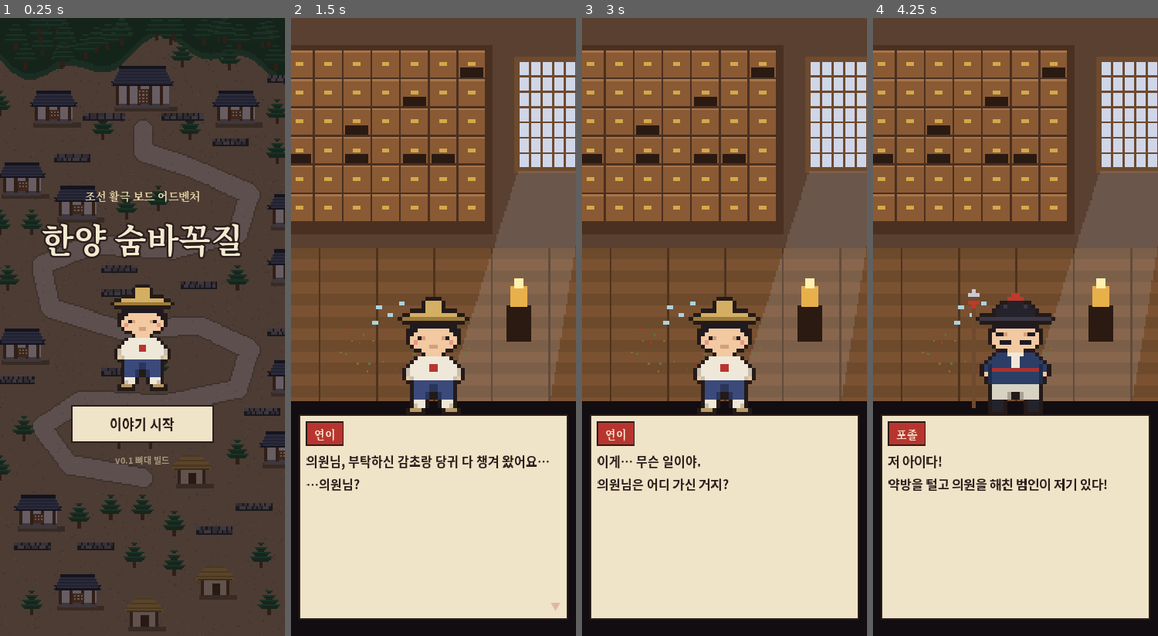
Above: before the commit, frames 1-4 (left to right).
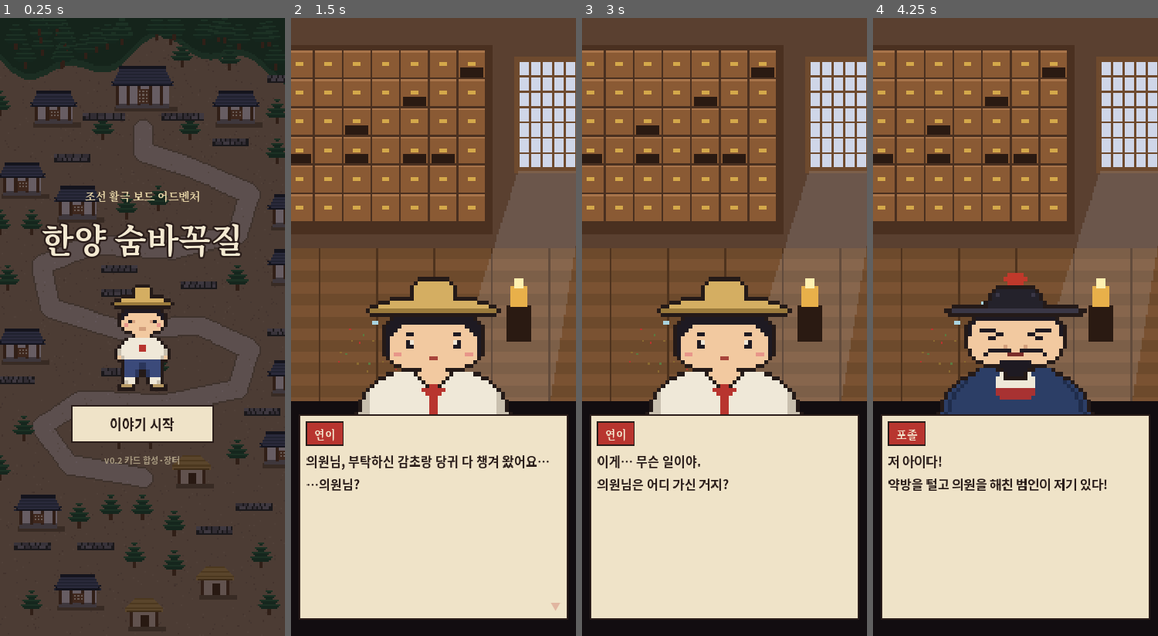
Above: after the commit, the same moments.

Repository: kakario777-netizen/hyde-seek-like
Game: Godot game, scene res://scenes/main.tscn
Same seed, same stepped clock (60 frames per second), same inputs: the game is played once before the commit and once after it.
Inputs (mouse positions are in pixels of both pictures, inside the frame that each line leads up to):
- Up to frame 1 (0.25 s): no input
- Up to frame 2 (1.5 s): click "이야기 시작" at 0.5 s; tap Enter at 1.25 s; move the mouse to (433, 327) at 1.27 s; click (433, 327) at 1.42 s
- Up to frame 3 (3 s): tap Space at 2 s; move the mouse to (667, 357) at 2.02 s; click (667, 357) at 2.17 s; tap Enter at 2.75 s; move the mouse to (753, 191) at 2.77 s; click (753, 191) at 2.92 s
- Up to frame 4 (4.25 s): tap Space at 3.5 s; move the mouse to (1001, 450) at 3.52 s; click (1001, 450) at 3.67 s

The runs differ from the first frame. In frame 1, 0.2% of the frame differs, in the area x 36-63%, y 70-73%; in frame 2, 6.9%, in the area x 23-77%, y 41-65%; in frame 3, 6.9%; in frame 4, 6.8%.

Commit message:
v0.2: 카드 합성(보따리), 전투 전리품 고르기, 운종가 장터, 날치기 카드, 상반신 초상화
Co-Authored-By: Claude Opus 5.5 <noreply@anthropic.com>
Claude-Session: https://claude.ai/code/session_011L6oZXHnx4D84gFSzia7fV

Diff:
--- a/assets/data/board1.json
+++ b/assets/data/board1.json
@@ -62,7 +62,7 @@
   {
    "x": 91,
    "y": 196,
-   "type": "empty"
+   "type": "shop"
   },
   {
    "x": 65,
--- a/scripts/battle_screen.gd
+++ b/scripts/battle_screen.gd
@@ -102,12 +102,9 @@
 	card_row.offset_top = -300; card_row.offset_bottom = -24
 	add_child(card_row)
 	for i in HAND_SIZE:
-		hand.append("")
-		var b: Button = main.make_button("", 22)
-		b.custom_minimum_size = Vector2(162, 270)
-		card_row.add_child(b)
-		var slot := i
-		b.pressed.connect(func(): _play(slot))
+		hand.append({})
+		card_row.add_child(Button.new())
+	for i in HAND_SIZE:
 		_draw_card(i)
 
 	flash = ColorRect.new()
@@ -154,33 +151,17 @@
 func _draw_card(slot: int) -> void:
 	var pool: Array = main.deck.duplicate()
 	if main.potions > 0:
-		pool.append("yak"); pool.append("yak")
-	var id: String = pool.pick_random()
-	hand[slot] = id
-	var c: Dictionary = GameData.CARDS[id]
-	var b: Button = card_row.get_child(slot)
-	for ch in b.get_children():
-		ch.queue_free()
-	var vb := VBoxContainer.new()
-	vb.set_anchors_and_offsets_preset(Control.PRESET_FULL_RECT)
-	vb.offset_top = 10; vb.offset_bottom = -10
-	vb.alignment = BoxContainer.ALIGNMENT_CENTER
-	vb.add_theme_constant_override("separation", 6)
-	vb.mouse_filter = Control.MOUSE_FILTER_IGNORE
-	b.add_child(vb)
-	var cost: Label = main.make_label("●".repeat(c["cost"]), 22, Color("c08a1a"))
-	cost.horizontal_alignment = HORIZONTAL_ALIGNMENT_CENTER
-	vb.add_child(cost)
-	var ic := CenterContainer.new()
-	ic.mouse_filter = Control.MOUSE_FILTER_IGNORE
-	ic.add_child(main.pixel_rect(c["icon"], 5))
-	vb.add_child(ic)
-	var nm: Label = main.make_label(c["name"], 26, main.INK, true)
-	nm.horizontal_alignment = HORIZONTAL_ALIGNMENT_CENTER
-	vb.add_child(nm)
-	var ds: Label = main.make_label(c["desc"], 20, Color("5a4030"))
-	ds.horizontal_alignment = HORIZONTAL_ALIGNMENT_CENTER
-	vb.add_child(ds)
+		pool.append({"id": "yak", "lv": 1})
+		pool.append({"id": "yak", "lv": 1})
+	var entry: Dictionary = pool.pick_random()
+	hand[slot] = entry
+	var old: Button = card_row.get_child(slot)
+	var b: Button = main.card_button(entry, 162, 270)
+	card_row.add_child(b)
+	card_row.move_child(b, slot)
+	old.queue_free()
+	card_row.remove_child(old)
+	b.pressed.connect(func(): _play(slot))
 	b.pivot_offset = b.custom_minimum_size / 2
 	b.scale = Vector2(0.6, 0.6)
 	create_tween().tween_property(b, "scale", Vector2.ONE, 0.15)
@@ -188,8 +169,8 @@
 func _play(slot: int) -> void:
 	if not running:
 		return
-	var id: String = hand[slot]
-	var c: Dictionary = GameData.CARDS[id]
+	var entry: Dictionary = hand[slot]
+	var c: Dictionary = GameData.stats(entry["id"], entry["lv"])
 	if energy < c["cost"]:
 		return
 	if c.get("potion", false) and main.potions <= 0:
@@ -208,6 +189,9 @@
 		_float_text("+%d" % c["heal"], Vector2(size.x / 2, size.y * 0.6), Color("8fd0a0"))
 	if c.has("slow"):
 		e_gauge = max(0.0, e_gauge - float(c["slow"]))
+	if c.has("coin"):
+		main.coins += int(c["coin"])
+		_float_text("엽전 +%d" % c["coin"], Vector2(size.x / 2 + 80, size.y * 0.5), Color("f0c040"))
 	_draw_card(slot)
 	_refresh()
 	if e_hp <= 0:
@@ -237,7 +221,7 @@
 		_float_text("-%d" % dmg, Vector2(size.x / 2, size.y * 0.6), Color("ff6a5a"))
 	else:
 		_float_text("막아냈다! (%d)" % blocked, Vector2(size.x / 2, size.y * 0.6), Color("9fc3e8"))
-	if main.hp <= 0:
+	if main.hp <= 0 and running:
 		running = false
 		main.game_over("연돌이는 그만 쓰러지고 말았다…")
 
@@ -247,10 +231,11 @@
 	var tw := create_tween()
 	tw.tween_property(enemy_sprite, "modulate:a", 0.0, 0.5)
 	tw.tween_callback(func():
-		main.popup("%s을(를) 물리쳤다!\n\n(엽전 +%d)" % [enemy["name"], enemy["coin"]], "길을 계속 간다", func():
-			main.end_battle(self)
-			if on_win.is_valid():
-				on_win.call()))
+		main.popup("%s을(를) 물리쳤다!\n\n(엽전 +%d)" % [enemy["name"], enemy["coin"]], "전리품 챙기기", func():
+			main.choose_reward(func():
+				main.end_battle(self)
+				if on_win.is_valid():
+					on_win.call())))
 
 func _refresh() -> void:
 	e_hp_bar.value = float(e_hp) / float(enemy["hp"])
@@ -263,8 +248,8 @@
 	shield_lbl.text = "막기 %d" % shield if shield > 0 else " "
 	for i in HAND_SIZE:
 		var b: Button = card_row.get_child(i)
-		if hand[i] != "":
-			b.disabled = energy < GameData.CARDS[hand[i]]["cost"] or not running
+		if not hand[i].is_empty():
+			b.disabled = energy < GameData.CARDS[hand[i]["id"]]["cost"] or not running
 
 # ── 연출 ────────────────────────────────────────────────
 func _shake_enemy() -> void:
--- a/scripts/board_screen.gd
+++ b/scripts/board_screen.gd
@@ -54,6 +54,7 @@
 			"talk": icon = "node_talk"
 			"item": icon = "node_item"
 			"goal": icon = "node_goal"; sc = 5
+			"shop": icon = "node_shop"; sc = 5
 			"pojol": icon = "token_pojol"
 			"walpae": icon = "token_walpae"
 		if icon == "":
@@ -87,7 +88,7 @@
 		var col := Color("efe3c8")
 		if t in ["pojol", "walpae"] and not cleared.has(i):
 			col = Color("c0392b")
-		elif t == "start" or t == "goal":
+		elif t == "start" or t == "goal" or t == "shop":
 			col = Color("d4a84a")
 		c.draw_rect(Rect2(p - Vector2(14, 10), Vector2(28, 20)), Color("5a4a36"))
 		c.draw_rect(Rect2(p - Vector2(10, 7), Vector2(20, 14)), col)
@@ -111,8 +112,17 @@
 	var vb := VBoxContainer.new()
 	vb.mouse_filter = Control.MOUSE_FILTER_IGNORE
 	top.add_child(vb)
+	var head := HBoxContainer.new()
+	vb.add_child(head)
 	var title: Label = main.make_label("제1장  누명  ·  종로에서 남산까지", 26, Color("e8d6a8"), true)
-	vb.add_child(title)
+	title.size_flags_horizontal = Control.SIZE_EXPAND_FILL
+	head.add_child(title)
+	var bag: Button = main.make_button("보따리", 24)
+	bag.custom_minimum_size = Vector2(130, 60)
+	head.add_child(bag)
+	bag.pressed.connect(func():
+		if not busy:
+			main.show_bag())
 	hud_label = main.make_label("", 26, Color("f4ead2"))
 	vb.add_child(hud_label)
 	hp_label = main.make_label("", 26, Color("f4ead2"))
@@ -225,6 +235,9 @@
 					cleared[idx] = true
 					_hide_marker(idx)
 					_end_turn()))
+		"shop":
+			main.popup("운종가 장터에 들어섰다.\n엽전으로 카드와 약병을 살 수 있다.", "둘러본다", func():
+				main.open_shop(_end_turn))
 		"goal":
 			main.popup("남산 아래, 허 의원의 별채에 도착했다!", "들어간다", main.chapter_clear)
 		_:
--- a/scripts/game_data.gd
+++ b/scripts/game_data.gd
@@ -6,27 +6,27 @@
 # choices: [{text, goto}] / label: 이동 표식 / goto: 다음 표식 / end: 끝
 const PROLOGUE := [
 	{"bg": "yakbang", "who": "", "text": "조선, 한양.\n밤비가 막 그친 새벽녘."},
-	{"who": "연이", "pose": "yeoni", "text": "의원님, 부탁하신 감초랑 당귀 다 챙겨 왔어요…\n…의원님?"},
+	{"who": "연이", "pose": "bust_yeoni", "text": "의원님, 부탁하신 감초랑 당귀 다 챙겨 왔어요…\n…의원님?"},
 	{"who": "", "text": "약방 문은 부서져 있었고, 바닥엔 깨진 약병과 쏟아진 약재가 어지럽게 흩어져 있었다."},
-	{"who": "연이", "pose": "yeoni", "text": "이게… 무슨 일이야.\n의원님은 어디 가신 거지?"},
-	{"who": "포졸", "pose": "pojol", "text": "저 아이다!\n약방을 털고 의원을 해친 범인이 저기 있다!"},
-	{"who": "연이", "pose": "yeoni", "text": "네? 아, 아니에요!\n저는 방금 막 왔다고요!",
+	{"who": "연이", "pose": "bust_yeoni", "text": "이게… 무슨 일이야.\n의원님은 어디 가신 거지?"},
+	{"who": "포졸", "pose": "bust_pojol", "text": "저 아이다!\n약방을 털고 의원을 해친 범인이 저기 있다!"},
+	{"who": "연이", "pose": "bust_yeoni", "text": "네? 아, 아니에요!\n저는 방금 막 왔다고요!",
 		"choices": [{"text": "그대로 뒷문으로 달아난다", "goto": "run"}, {"text": "억울하다고 해명한다", "goto": "explain"}]},
-	{"label": "explain", "who": "포졸", "pose": "pojol", "text": "변명은 포도청에서 실컷 해라!\n오랏줄을 가져와!"},
-	{"who": "연이", "pose": "yeoni", "text": "(안 돼… 지금 잡히면 아무도 내 말을 안 믿어 줄 거야.)", "goto": "run"},
+	{"label": "explain", "who": "포졸", "pose": "bust_pojol", "text": "변명은 포도청에서 실컷 해라!\n오랏줄을 가져와!"},
+	{"who": "연이", "pose": "bust_yeoni", "text": "(안 돼… 지금 잡히면 아무도 내 말을 안 믿어 줄 거야.)", "goto": "run"},
 	{"label": "run", "bg": "alley", "who": "", "text": "연이는 뒷문을 박차고 어둑한 골목으로 내달렸다."},
-	{"who": "연이", "pose": "yeoni", "text": "헉, 헉… 이대로 다니면 금방 붙잡히겠어.\n머리를 감추고 사내아이처럼 하고 다니자."},
+	{"who": "연이", "pose": "bust_yeoni", "text": "헉, 헉… 이대로 다니면 금방 붙잡히겠어.\n머리를 감추고 사내아이처럼 하고 다니자."},
 	{"who": "", "text": "연이는 댕기를 풀어 패랭이 속에 감추었다.\n이제부터 이름은 '연돌이'다."},
-	{"who": "연이", "pose": "yeoni", "text": "의원님은 요즘 '흑심단'이라는 약 얘기만 하셨어.\n그 약이랑 분명 관련이 있을 거야."},
-	{"who": "연이", "pose": "yeoni", "text": "남산 아래 의원님 별채…\n거기에 가면 뭔가 알 수 있을지도 몰라!"},
+	{"who": "연이", "pose": "bust_yeoni", "text": "의원님은 요즘 '흑심단'이라는 약 얘기만 하셨어.\n그 약이랑 분명 관련이 있을 거야."},
+	{"who": "연이", "pose": "bust_yeoni", "text": "남산 아래 의원님 별채…\n거기에 가면 뭔가 알 수 있을지도 몰라!"},
 	{"who": "", "text": "【목표】\n날이 저물기 전에 종로를 빠져나가\n남산 아래 허 의원의 별채에 닿아라.", "end": true},
 ]
 
 const CHAPTER1_END := [
 	{"bg": "yakbang", "who": "", "text": "별채 안은 고요했다.\n서안 위에 펼쳐진 낡은 의서 한 권만이 연이를 기다리고 있었다."},
-	{"who": "연이", "pose": "yeoni", "text": "의원님 글씨다…\n'흑심단을 먹은 자는 해가 지면 다른 사람이 된다'…?"},
+	{"who": "연이", "pose": "bust_yeoni", "text": "의원님 글씨다…\n'흑심단을 먹은 자는 해가 지면 다른 사람이 된다'…?"},
 	{"who": "", "text": "그때, 별채 담 너머로 낯선 사내의 낮은 웃음소리가 들려왔다."},
-	{"who": "연이", "pose": "yeoni", "text": "누, 누구세요…?"},
+	{"who": "연이", "pose": "bust_yeoni", "text": "누, 누구세요…?"},
 	{"who": "", "text": "― 제1장 「누명」 끝 ―\n다음 장에서 계속됩니다.", "end": true},
 ]
 
@@ -39,16 +39,43 @@
 ]
 
 # ── 전투 카드 ─────────────────────────────────────────
-# cost: 기력 / dmg: 피해 / block: 막기 / heal: 회복 / slow: 적 게이지 감소(0~1)
+# cost: 기력 / dmg: 피해 / block: 막기 / heal: 회복 / slow: 적 게이지 감소(0~1) / coin: 엽전
+# 같은 카드 두 장을 합치면 단계(★)가 오르고, 피해·막기가 50%씩 커진다 (최대 ★3)
 const CARDS := {
-	"jumeok": {"name": "주먹치기", "icon": "card_jumeok", "cost": 1, "dmg": 4, "desc": "피해 4"},
-	"baldda": {"name": "발따귀", "icon": "card_baldda", "cost": 2, "dmg": 9, "desc": "피해 9"},
-	"pum": {"name": "품밟기", "icon": "card_pum", "cost": 1, "block": 6, "desc": "막기 6"},
-	"gyeot": {"name": "곁치기", "icon": "card_gyeot", "cost": 2, "dmg": 5, "slow": 0.4, "desc": "피해 5\n적 늦춤"},
-	"gochu": {"name": "고춧가루", "icon": "card_gochu", "cost": 1, "slow": 1.0, "desc": "적 공격\n초기화"},
-	"yak": {"name": "약병", "icon": "card_yak", "cost": 1, "heal": 12, "potion": true, "desc": "체력 +12"},
+	"jumeok": {"name": "주먹치기", "icon": "card_jumeok", "cost": 1, "dmg": 4},
+	"baldda": {"name": "발따귀", "icon": "card_baldda", "cost": 2, "dmg": 9},
+	"pum": {"name": "품밟기", "icon": "card_pum", "cost": 1, "block": 6},
+	"gyeot": {"name": "곁치기", "icon": "card_gyeot", "cost": 2, "dmg": 5, "slow": 0.4},
+	"gochu": {"name": "고춧가루", "icon": "card_gochu", "cost": 1, "slow": 1.0},
+	"nalchi": {"name": "날치기", "icon": "card_nalchi", "cost": 1, "dmg": 3, "coin": 1},
+	"yak": {"name": "약병", "icon": "card_yak", "cost": 1, "heal": 12, "potion": true},
 }
 const START_DECK := ["jumeok", "jumeok", "jumeok", "baldda", "baldda", "pum", "pum", "gyeot", "gochu"]
+const REWARD_POOL := ["jumeok", "jumeok", "baldda", "pum", "pum", "gyeot", "gochu", "nalchi"]
+const MAX_LV := 3
+const MIN_DECK := 6
+
+static func stats(id: String, lv: int) -> Dictionary:
+	var c: Dictionary = CARDS[id].duplicate()
+	var mul := 1.0 + 0.5 * (lv - 1)
+	for k in ["dmg", "block"]:
+		if c.has(k):
+			c[k] = int(round(c[k] * mul))
+	if c.has("coin"):
+		c["coin"] = c["coin"] + (lv - 1)
+	if id == "gyeot":
+		c["slow"] = min(1.0, c["slow"] + 0.15 * (lv - 1))
+	if id == "gochu" and lv > 1:
+		c["dmg"] = 3 * (lv - 1)
+	var lines := []
+	if c.has("dmg"): lines.append("피해 %d" % c["dmg"])
+	if c.has("block"): lines.append("막기 %d" % c["block"])
+	if c.has("heal"): lines.append("체력 +%d" % c["heal"])
+	if c.has("slow"): lines.append("적 공격 초기화" if c["slow"] >= 1.0 else "적 늦춤")
+	if c.has("coin"): lines.append("엽전 +%d" % c["coin"])
+	c["desc"] = "\n".join(PackedStringArray(lines))
+	c["lv"] = lv
+	return c
 
 # ── 적 ──────────────────────────────────────────────────
 # period: 공격까지 걸리는 초 / atk: 공격력
--- a/scripts/main.gd
+++ b/scripts/main.gd
@@ -40,13 +40,24 @@
 			args[kv[0]] = kv[1]
 	if not args.has("capture"):
 		return
-	deck = GameData.START_DECK.duplicate()
+	deck = make_deck(GameData.START_DECK)
 	match args["capture"]:
 		"story": play_story(GameData.PROLOGUE.slice(4), show_title)
 		"board": start_board()
 		"battle":
 			start_board()
 			start_battle("pojol", Callable())
+		"bag":
+			deck.append({"id": "jumeok", "lv": 2})
+			start_board()
+			show_bag()
+		"shop":
+			coins = 9
+			start_board()
+			open_shop(Callable())
+		"reward":
+			start_board()
+			choose_reward(Callable())
 	await get_tree().create_timer(float(args.get("wait", "1.6"))).timeout
 	await RenderingServer.frame_post_draw
 	get_viewport().get_texture().get_image().save_png(args.get("out", "user://shot.png"))
@@ -71,8 +82,14 @@
 
 func new_game() -> void:
 	max_hp = 40; hp = 40; coins = 0; potions = 2
-	deck = GameData.START_DECK.duplicate()
+	deck = make_deck(GameData.START_DECK)
 	play_story(GameData.PROLOGUE, start_board)
+
+func make_deck(ids: Array) -> Array:
+	var d := []
+	for id in ids:
+		d.append({"id": id, "lv": 1})
+	return d
 
 func play_story(lines: Array, on_done: Callable) -> void:
 	var s := StoryScreen.new()
@@ -189,3 +206,224 @@
 		layer.queue_free()
 		if cb.is_valid():
 			cb.call())
+
+# ── 카드 그림 ───────────────────────────────────────────
+func card_button(entry: Dictionary, w := 162, h := 270) -> Button:
+	var c: Dictionary = GameData.stats(entry["id"], entry["lv"])
+	var b := make_button("", 22)
+	b.custom_minimum_size = Vector2(w, h)
+	if entry["lv"] >= 2:
+		var gold := paper_box(Color("f6e6b8"), Color("b07a1a") if entry["lv"] == 2 else RED, 5)
+		b.add_theme_stylebox_override("normal", gold)
+		b.add_theme_stylebox_override("hover", gold)
+		b.add_theme_stylebox_override("focus", gold)
+	var vb := VBoxContainer.new()
+	vb.set_anchors_and_offsets_preset(Control.PRESET_FULL_RECT)
+	vb.offset_top = 8; vb.offset_bottom = -8
+	vb.alignment = BoxContainer.ALIGNMENT_CENTER
+	vb.add_theme_constant_override("separation", 4)
+	vb.mouse_filter = Control.MOUSE_FILTER_IGNORE
+	b.add_child(vb)
+	var small := h < 250
+	var cost := make_label("●".repeat(c["cost"]), 20, Color("c08a1a"))
+	cost.horizontal_alignment = HORIZONTAL_ALIGNMENT_CENTER
+	vb.add_child(cost)
+	var ic := CenterContainer.new()
+	ic.mouse_filter = Control.MOUSE_FILTER_IGNORE
+	ic.add_child(pixel_rect(c["icon"], 4 if small else 5))
+	vb.add_child(ic)
+	var nm := make_label(c["name"], 22 if small else 26, INK, true)
+	nm.horizontal_alignment = HORIZONTAL_ALIGNMENT_CENTER
+	vb.add_child(nm)
+	if entry["lv"] >= 2:
+		var st := make_label("★".repeat(entry["lv"]), 20, RED)
+		st.horizontal_alignment = HORIZONTAL_ALIGNMENT_CENTER
+		vb.add_child(st)
+	var ds := make_label(c["desc"], 18 if small else 20, Color("5a4030"))
+	ds.horizontal_alignment = HORIZONTAL_ALIGNMENT_CENTER
+	vb.add_child(ds)
+	return b
+
+func _overlay(title: String) -> Array:
+	var layer := CanvasLayer.new()
+	layer.layer = 10
+	add_child(layer)
+	var dim := ColorRect.new()
+	dim.color = Color(0, 0, 0, 0.6)
+	dim.set_anchors_and_offsets_preset(Control.PRESET_FULL_RECT)
+	layer.add_child(dim)
+	var center := CenterContainer.new()
+	center.set_anchors_and_offsets_preset(Control.PRESET_FULL_RECT)
+	layer.add_child(center)
+	var panel := PanelContainer.new()
+	panel.add_theme_stylebox_override("panel", paper_box())
+	center.add_child(panel)
+	var vb := VBoxContainer.new()
+	vb.add_theme_constant_override("separation", 18)
+	panel.add_child(vb)
+	var t := make_label(title, 34, INK, true)
+	t.horizontal_alignment = HORIZONTAL_ALIGNMENT_CENTER
+	vb.add_child(t)
+	return [layer, vb]
+
+func _note(text: String, color := Color("5a4030")) -> Label:
+	var l := make_label(text, 22, color)
+	l.horizontal_alignment = HORIZONTAL_ALIGNMENT_CENTER
+	l.autowrap_mode = TextServer.AUTOWRAP_WORD_SMART
+	l.custom_minimum_size = Vector2(600, 0)
+	return l
+
+# ── 전투 보상: 카드 셋 중 하나 ───────────────────────────
+func choose_reward(cb: Callable) -> void:
+	var o := _overlay("전리품 고르기")
+	var layer: CanvasLayer = o[0]
+	var vb: VBoxContainer = o[1]
+	vb.add_child(_note("보따리에 넣을 카드를 하나 고르세요"))
+	var row := HBoxContainer.new()
+	row.alignment = BoxContainer.ALIGNMENT_CENTER
+	row.add_theme_constant_override("separation", 14)
+	vb.add_child(row)
+	var done := func():
+		layer.queue_free()
+		if cb.is_valid():
+			cb.call()
+	for i in 3:
+		var e := {"id": GameData.REWARD_POOL.pick_random(), "lv": 1}
+		var b := card_button(e, 190, 290)
+		row.add_child(b)
+		b.pressed.connect(func():
+			deck.append(e)
+			done.call())
+	var skip := make_button("그냥 지나간다", 26)
+	skip.custom_minimum_size = Vector2(0, 76)
+	vb.add_child(skip)
+	skip.pressed.connect(done)
+
+# ── 보따리: 같은 카드 두 장을 합쳐 강화 ─────────────────
+func show_bag(cb := Callable()) -> void:
+	var o := _overlay("보따리")
+	var layer: CanvasLayer = o[0]
+	var vb: VBoxContainer = o[1]
+	var info := _note("")
+	vb.add_child(info)
+	var scroll := ScrollContainer.new()
+	scroll.custom_minimum_size = Vector2(640, 880)
+	scroll.horizontal_scroll_mode = ScrollContainer.SCROLL_MODE_DISABLED
+	vb.add_child(scroll)
+	var grid := GridContainer.new()
+	grid.columns = 4
+	grid.add_theme_constant_override("h_separation", 10)
+	grid.add_theme_constant_override("v_separation", 10)
+	scroll.add_child(grid)
+	var close := make_button("닫기", 28)
+	close.custom_minimum_size = Vector2(0, 80)
+	vb.add_child(close)
+	close.pressed.connect(func():
+		layer.queue_free()
+		if cb.is_valid():
+			cb.call())
+	var state := {"sel": -1, "msg": ""}
+	var rebuild := func(self_ref: Callable) -> void:
+		for ch in grid.get_children():
+			ch.queue_free()
+		deck.sort_custom(func(a, b): return a["id"] < b["id"] or (a["id"] == b["id"] and a["lv"] > b["lv"]))
+		info.text = "카드 %d장 · 같은 카드(같은 ★) 두 장을 차례로 누르면 합쳐져요" % deck.size()
+		if state["msg"] != "":
+			info.text = state["msg"]
+		for i in deck.size():
+			var b := card_button(deck[i], 150, 236)
+			if i == state["sel"]:
+				b.modulate = Color(1.0, 0.85, 0.5)
+				b.scale = Vector2(1.04, 1.04)
+			grid.add_child(b)
+			var idx := i
+			b.pressed.connect(func():
+				_bag_tap(idx, state)
+				self_ref.call(self_ref))
+	rebuild.call(rebuild)
+
+func _bag_tap(i: int, state: Dictionary) -> void:
+	var sel: int = state["sel"]
+	state["msg"] = ""
+	if sel == -1 or sel == i:
+		state["sel"] = -1 if sel == i else i
+		if state["sel"] != -1:
+			state["msg"] = "합칠 같은 카드를 하나 더 누르세요"
+		return
+	var a: Dictionary = deck[sel]
+	var b: Dictionary = deck[i]
+	if a["id"] != b["id"] or a["lv"] != b["lv"]:
+		state["sel"] = i
+		state["msg"] = "같은 이름, 같은 ★ 카드끼리만 합칠 수 있어요"
+		return
+	if a["lv"] >= GameData.MAX_LV:
+		state["sel"] = -1
+		state["msg"] = "이미 가장 강한 카드예요 (★3)"
+		return
+	if deck.size() <= GameData.MIN_DECK:
+		state["sel"] = -1
+		state["msg"] = "보따리에 카드가 %d장은 남아 있어야 해요" % GameData.MIN_DECK
+		return
+	var nlv: int = a["lv"] + 1
+	var id: String = a["id"]
+	for k in [max(sel, i), min(sel, i)]:
+		deck.remove_at(k)
+	deck.append({"id": id, "lv": nlv})
+	state["sel"] = -1
+	state["msg"] = "%s %s 완성!" % [GameData.CARDS[id]["name"], "★".repeat(nlv)]
+
+# ── 운종가 장터 ─────────────────────────────────────────
+const CARD_PRICE := 4
+const POTION_PRICE := 3
+
+func open_shop(cb: Callable) -> void:
+	var o := _overlay("운종가 장터")
+	var layer: CanvasLayer = o[0]
+	var vb: VBoxContainer = o[1]
+	var money := _note("", main_coin_color())
+	vb.add_child(money)
+	var refresh := func():
+		money.text = "가진 엽전 %d냥 · 약병 %d개" % [coins, potions]
+	refresh.call()
+	vb.add_child(_note("카드 %d냥 · 약병 %d냥" % [CARD_PRICE, POTION_PRICE]))
+	var row := HBoxContainer.new()
+	row.alignment = BoxContainer.ALIGNMENT_CENTER
+	row.add_theme_constant_override("separation", 14)
+	vb.add_child(row)
+	for i in 3:
+		var e := {"id": GameData.REWARD_POOL.pick_random(), "lv": 1}
+		var b := card_button(e, 190, 290)
+		row.add_child(b)
+		b.pressed.connect(func():
+			if coins < CARD_PRICE:
+				money.text = "엽전이 모자라요"
+				return
+			coins -= CARD_PRICE
+			deck.append(e)
+			b.disabled = true
+			b.modulate = Color(1, 1, 1, 0.35)
+			refresh.call())
+	var pot := make_button("약병 사기 (%d냥)" % POTION_PRICE, 26)
+	pot.custom_minimum_size = Vector2(0, 76)
+	vb.add_child(pot)
+	pot.pressed.connect(func():
+		if coins < POTION_PRICE:
+			money.text = "엽전이 모자라요"
+			return
+		coins -= POTION_PRICE
+		potions += 1
+		refresh.call())
+	var bag := make_button("보따리 열기", 26)
+	bag.custom_minimum_size = Vector2(0, 76)
+	vb.add_child(bag)
+	bag.pressed.connect(func(): show_bag())
+	var leave := make_button("장터를 떠난다", 26)
+	leave.custom_minimum_size = Vector2(0, 76)
+	vb.add_child(leave)
+	leave.pressed.connect(func():
+		layer.queue_free()
+		if cb.is_valid():
+			cb.call())
+
+func main_coin_color() -> Color:
+	return Color("8a5a10")
--- a/scripts/story_screen.gd
+++ b/scripts/story_screen.gd
@@ -35,15 +35,15 @@
 	bg.mouse_filter = Control.MOUSE_FILTER_IGNORE
 	add_child(bg)
 
-	portrait = main.pixel_rect("yeoni", 10)
+	portrait = main.pixel_rect("bust_yeoni", 10)
 	portrait.anchor_top = 1.0
 	portrait.anchor_bottom = 1.0
 	portrait.anchor_left = 0.5
 	portrait.anchor_right = 0.5
-	portrait.offset_left = -120
-	portrait.offset_right = 120
+	portrait.offset_left = -200
+	portrait.offset_right = 200
 	portrait.offset_bottom = -556
-	portrait.offset_top = -556 - 320
+	portrait.offset_top = -556 - 360
 	add_child(portrait)
 
 	# 대화창
--- a/scripts/title_screen.gd
+++ b/scripts/title_screen.gd
@@ -38,6 +38,6 @@
 	vb.add_child(start)
 	start.pressed.connect(main.new_game)
 
-	var ver: Label = main.make_label("v0.1 뼈대 빌드", 22, Color("a89a80"))
+	var ver: Label = main.make_label("v0.2 카드 합성·장터", 22, Color("a89a80"))
 	ver.horizontal_alignment = HORIZONTAL_ALIGNMENT_CENTER
 	vb.add_child(ver)
Binary file added: assets/art/bust_pojol.png
Not shown, added: assets/art/bust_pojol.png.import
Binary file added: assets/art/bust_walpae.png
Not shown, added: assets/art/bust_walpae.png.import
Binary file added: assets/art/bust_yeoni.png
Not shown, added: assets/art/bust_yeoni.png.import
Binary file added: assets/art/card_nalchi.png
Not shown, added: assets/art/card_nalchi.png.import
Binary file added: assets/art/node_shop.png
Not shown, added: assets/art/node_shop.png.import
Not shown, changed: export_presets.cfg
